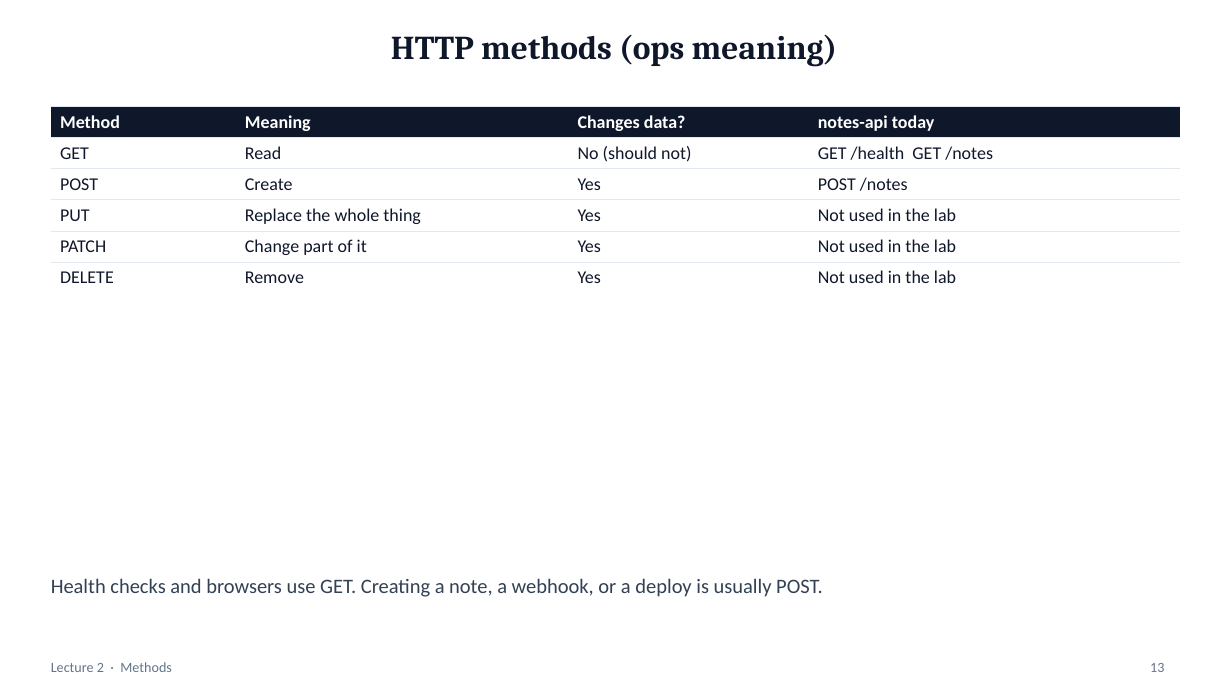
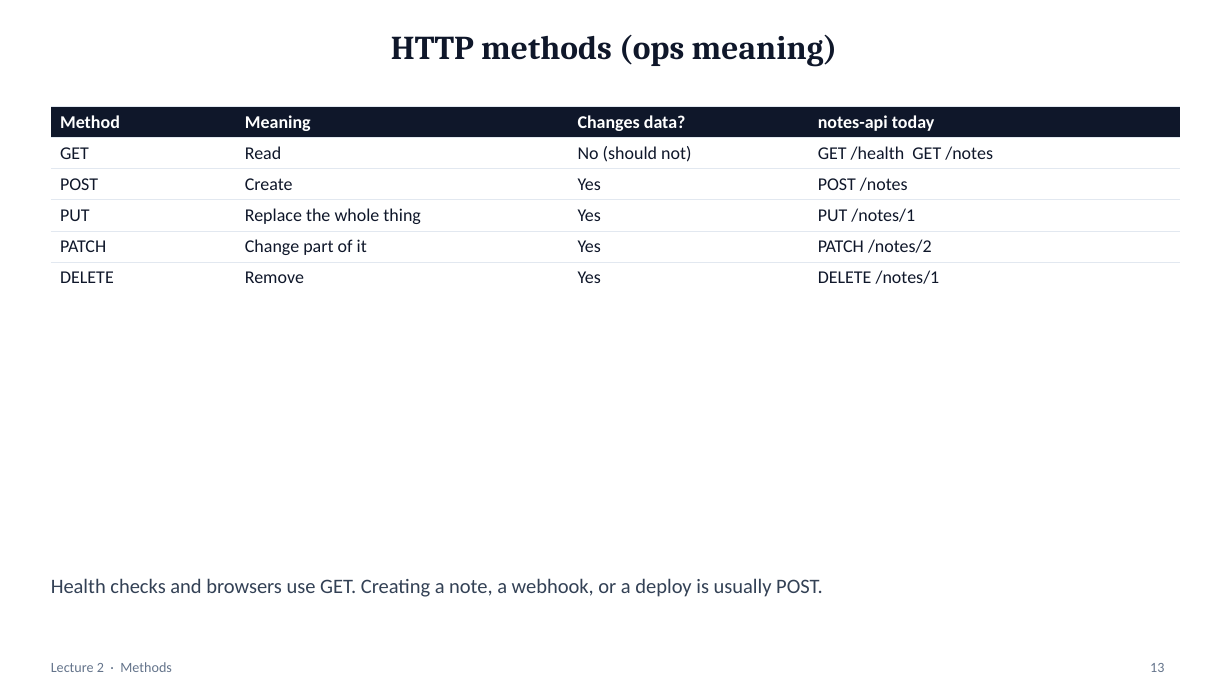
Before and after one commit to mayurb99/Devops_Beginners, a slide deck: slide 13 of lec-02/presentation/lec-02-rest-apis.pptx. Drawn at 1232x693 pixels with LibreOffice and Linux fonts; fonts in the diff are those of the drawing. Boxes give left, top, right and bottom in pixels: in the first picture for what was removed or moved away, otherwise in the second. Text is boxed around its words. In the diff, an @@ line names an element or a change of style, - is before the commit and + after.

```diff
--- a/lec-02/presentation/lec-02-rest-apis.pptx
+++ b/lec-02/presentation/lec-02-rest-apis.pptx
@@ table at bbox=[51, 106, 1180, 288] @@
-row 4, column 4: Not used in the lab
+row 4, column 4: PUT /notes/1
-row 5, column 4: Not used in the lab
+row 5, column 4: PATCH /notes/2
-row 6, column 4: Not used in the lab
+row 6, column 4: DELETE /notes/1
```
Also in this commit, not shown: 2 other slides changed, 4 other files.
